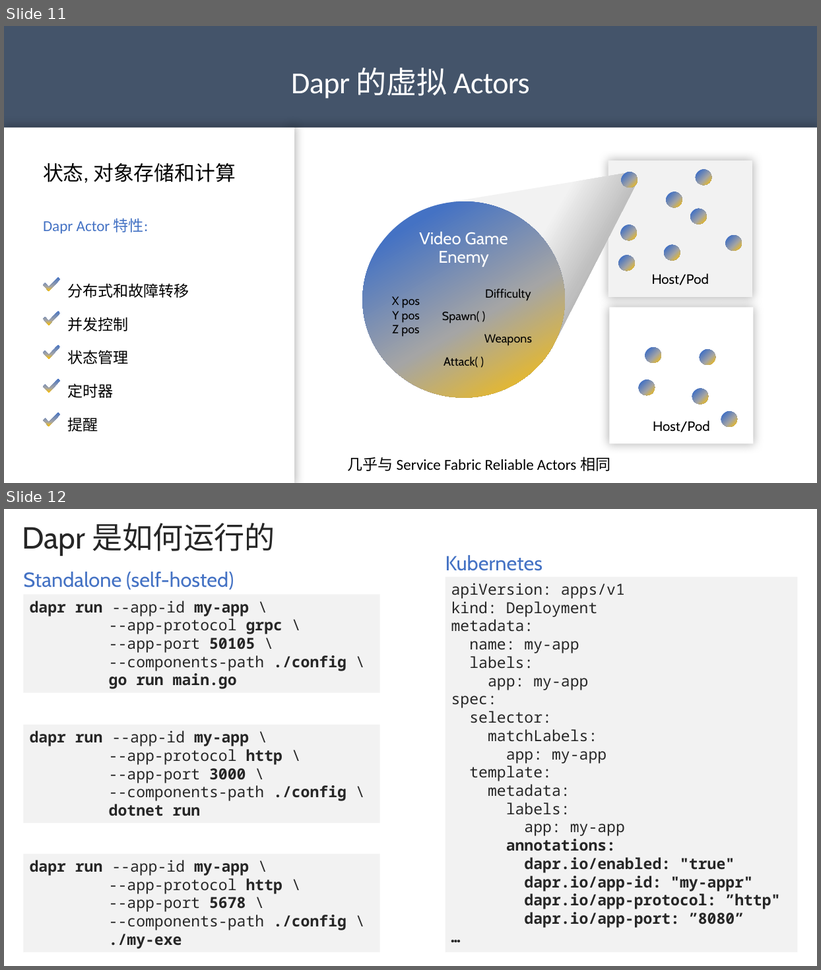
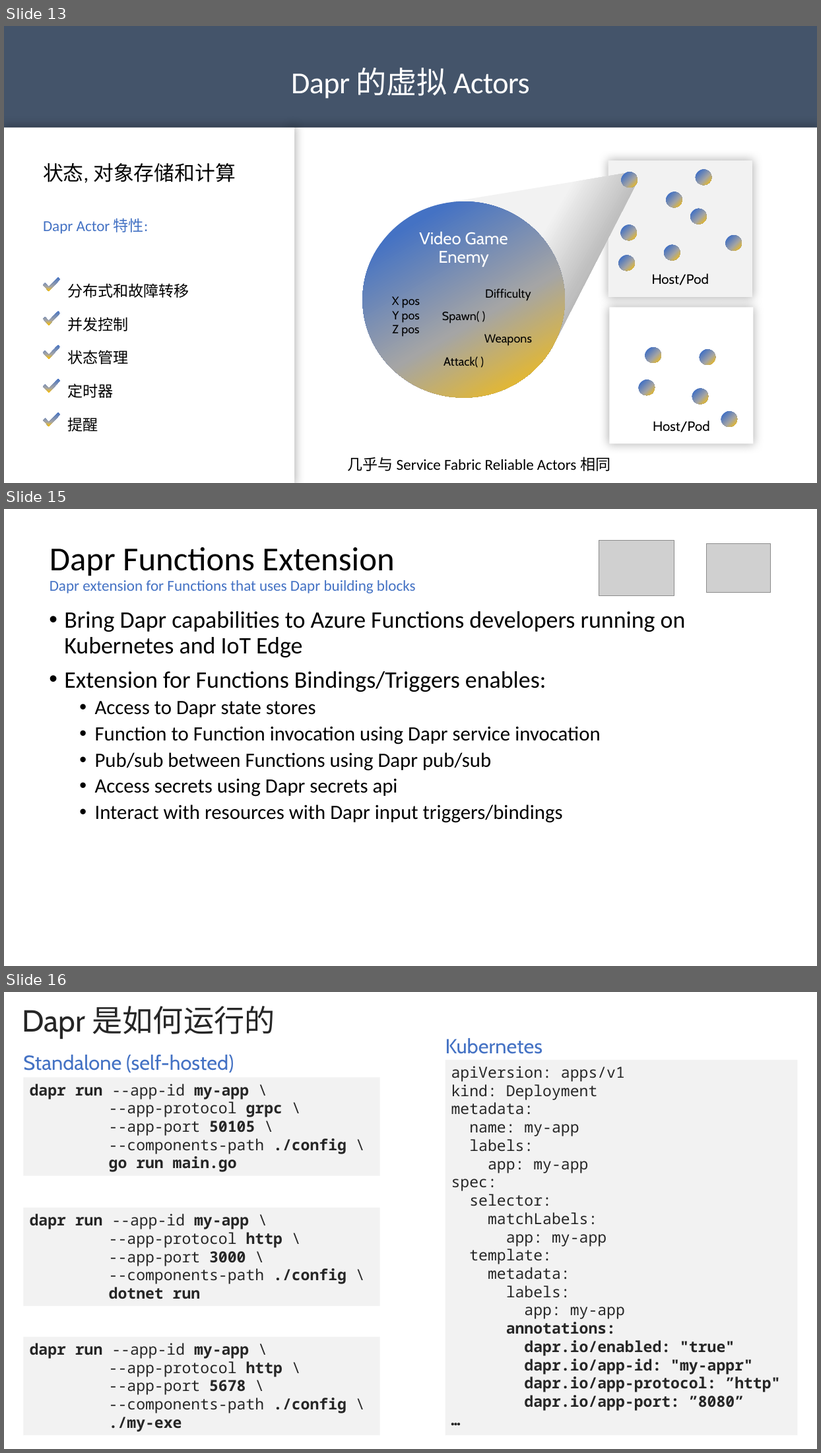
Before and after one commit to geffzhang/TyeDaprDemo, a slide deck: slides.pptx. Shown one above the other, each under a label of ours: slides 11 and 12 before the commit, slides 13, 15 and 16 after it; the slides between them are not shown. The pictures are 821x970 and 821x1453 pixels, drawn with LibreOffice and Linux fonts; fonts in the diff are those of the drawing; grey boxes stand for pictures. Boxes give left, top, right and bottom in pixels: in the first picture for what was removed or moved away, otherwise in the second. Text is boxed around its words. In the diff, an @@ line names an element or a change of style, - is before the commit and + after.

```diff
--- a/slides.pptx
+++ b/slides.pptx
@@ slide 15 added at <box>4,509,817,966</box>, background #FFFFFF @@
@@ title added at <box>50,547,416,593</box>, 18 pt, text #4472C4 @@
+Dapr Functions Extension
+Dapr extension for Functions that uses Dapr building blocks
@@ picture added at <box>599,541,675,595</box> @@
@@ picture added at <box>708,544,771,593</box> @@
@@ text added at <box>64,611,686,823</box>, 24 pt, text #000000 @@
+• Bring Dapr capabilities to Azure Functions developers running on Kubernetes and IoT Edge
+• Extension for Functions Bindings/Triggers enables:
+  • Access to Dapr state stores
+  • Function to Function invocation using Dapr service invocation
+  • Pub/sub between Functions using Dapr pub/sub
+  • Access secrets using Dapr secrets api
+  • Interact with resources with Dapr input triggers/bindings
@@ what was slide 11 is now slide 13 @@
@@ what was slide 12 is now slide 16 @@
```
Also in this commit, not shown: 1 slide changed, 5 other slides added, 1 slide removed.
